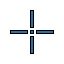
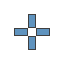
Layers edited between the first and the second 64×64 image:
painted on "CrossHair" over (x1=10, y1=10, x2=54, y2=54)
